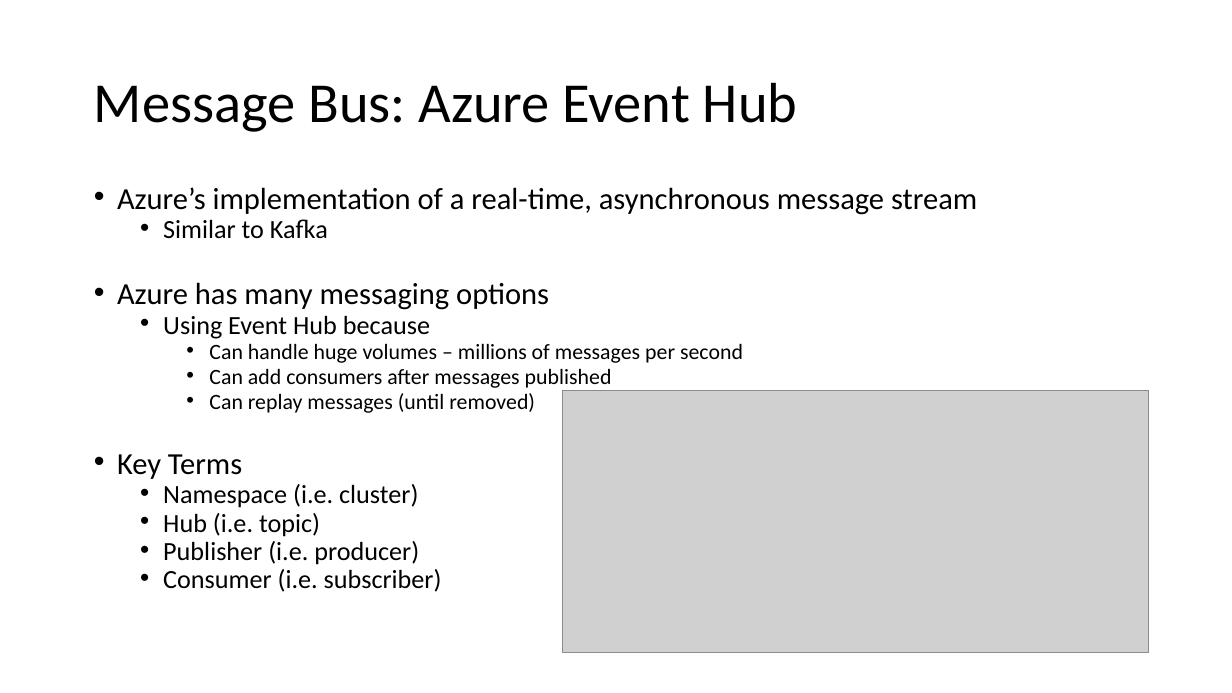
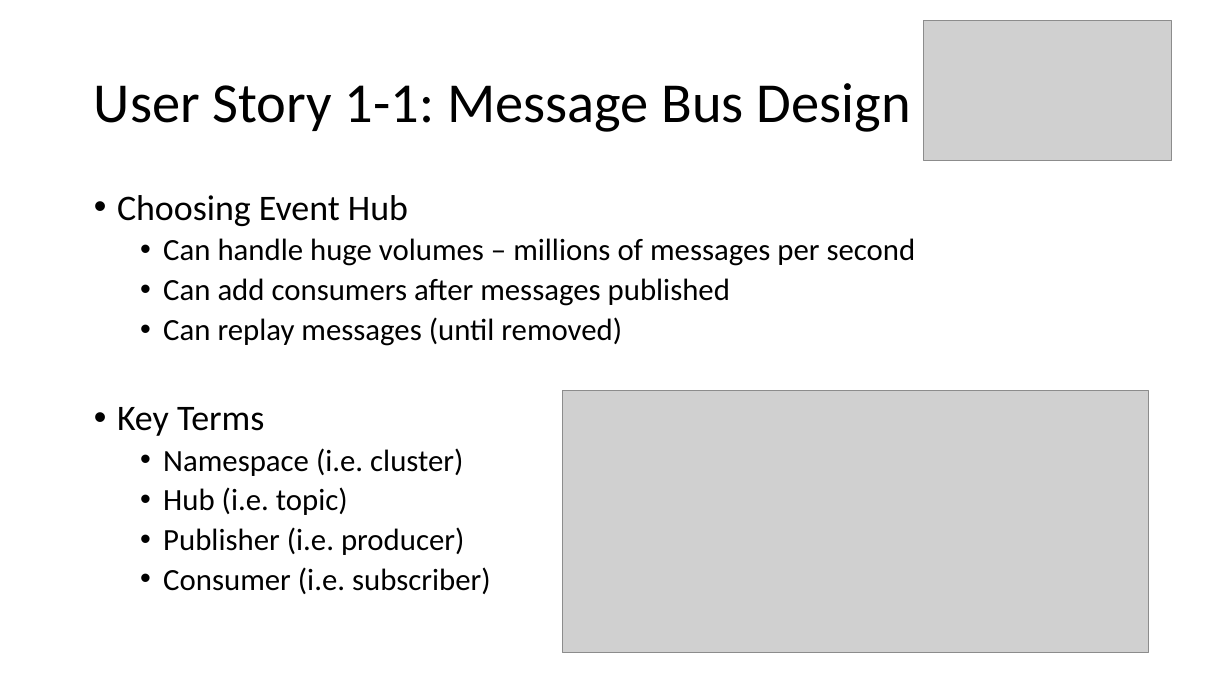
Before and after one commit to scottctr/EdaWorkshop, a slide deck: slide 7 of Sprint1/EdaWorkshop_Sprint1.pptx (slide 6 before the commit). Drawn at 1232x693 pixels with LibreOffice and Linux fonts; fonts in the diff are those of the drawing; grey boxes stand for pictures. Boxes give left, top, right and bottom in pixels: in the first picture for what was removed or moved away, otherwise in the second. Text is boxed around its words. In the diff, an @@ line names an element or a change of style, - is before the commit and + after.

```diff
--- a/Sprint1/EdaWorkshop_Sprint1.pptx
+++ b/Sprint1/EdaWorkshop_Sprint1.pptx
@@ picture added at (x1=923, y1=20, x2=1172, y2=160) @@
@@ title at (x1=94, y1=83, x2=911, y2=132): text changed @@
-Message Bus: Azure Event Hub
+User Story 1-1: Message Bus Design
@@ text at (x1=117, y1=195, x2=408, y2=226): text changed; size 23.8 to 28 pt @@
-• Azure’s implementation of a real-time, asynchronous message stream
-  • Similar to Kafka
-• Azure has many messaging options
-  • Using Event Hub because
+• Choosing Event Hub
@@ text at (x1=117, y1=238, x2=916, y2=594): size 17 to 24 pt in "Can handle huge volumes – millions of ...", "Can add consumers after messages published", "Can replay messages (until removed)"; size 23.8 to 28 pt in "Key Terms"; size 20.4 to 24 pt in "Namespace (i.e. cluster)", "Hub (i.e. topic)", "Publisher (i.e. producer)", "Consumer (i.e. subscriber)"; list level 3 to 2 in "Can handle huge volumes – ..."; line spacing 0.7 to 0.9; list level 3 to 2 in "Can add consumers after messages ..."; list level 3 to 2 in "Can replay messages (until removed)" @@
```
Also in this commit, not shown: 7 other slides changed, 1 slide added, 22 other files.
